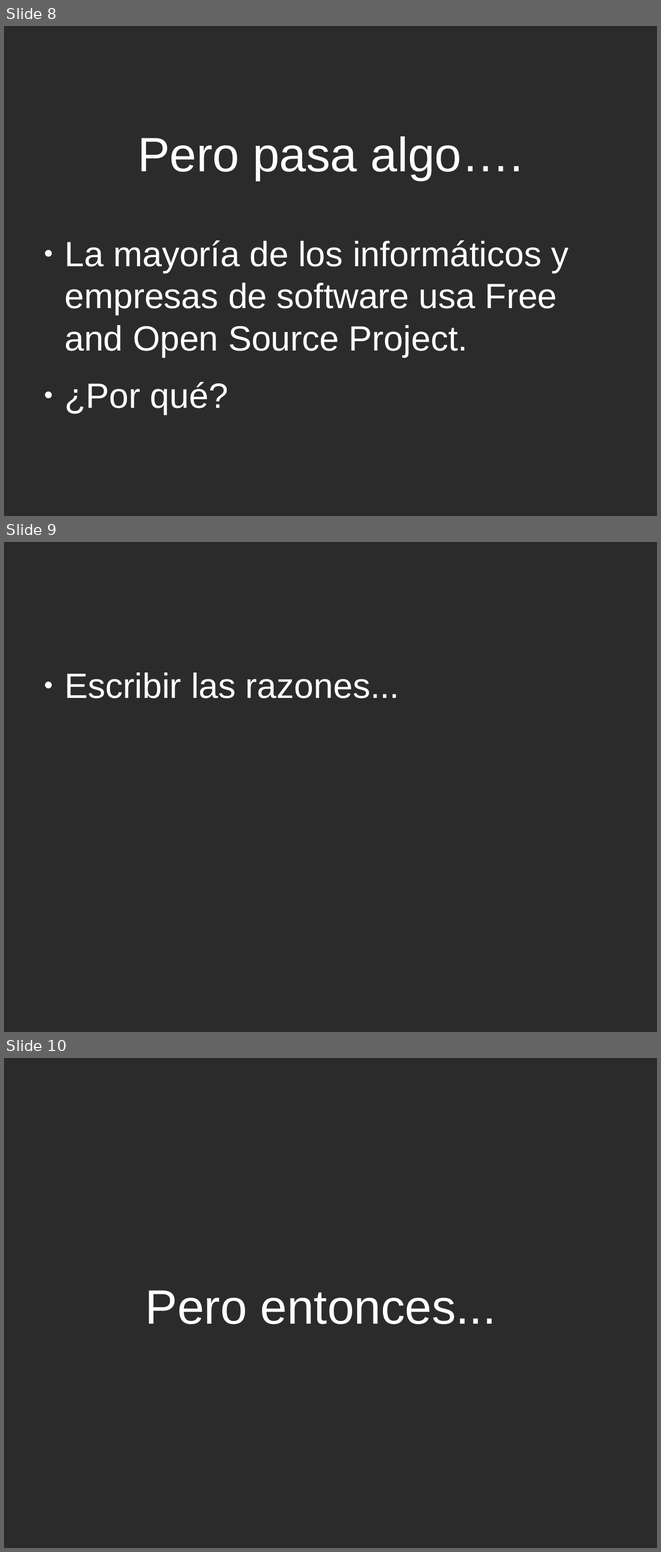
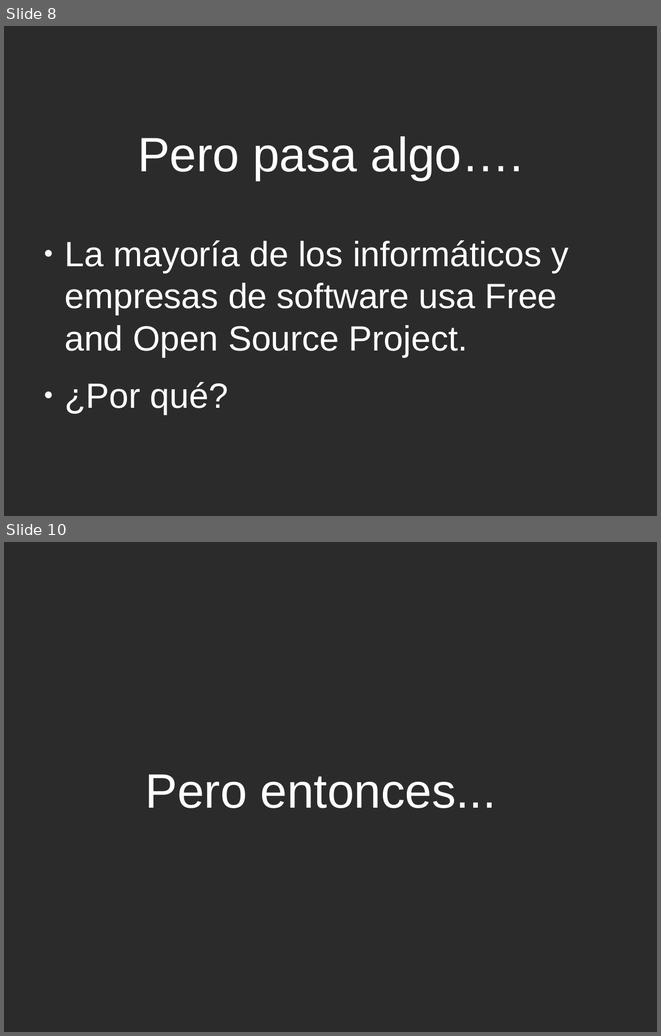
Before and after one commit to eamanu/Talks, a slide deck: 2019/JornadaEmpredendedorUNLAR/EmprendiendoConSoftwareLibre.odp. Shown one above the other, each under a label of ours: slides 8, 9 and 10 before the commit, slides 8 and 10 after it; the slides between them are not shown. The pictures are 661x1552 and 661x1036 pixels, drawn with LibreOffice and Linux fonts; fonts in the diff are those of the drawing; background and template pictures are left out; a plain dark background stands for a picture behind light text. Boxes give left, top, right and bottom in pixels: in the first picture for what was removed or moved away, otherwise in the second. Text is boxed around its words. In the diff, an @@ line names an element or a change of style, - is before the commit and + after.

```diff
--- a/2019/JornadaEmpredendedorUNLAR/EmprendiendoConSoftwareLibre.odp
+++ b/2019/JornadaEmpredendedorUNLAR/EmprendiendoConSoftwareLibre.odp
@@ slide 9 removed at (4,542,657,1032), background picture (left out) @@
@@ text removed at (64,672,399,698) @@
-● Escribir las razones...
```
Also in this commit, not shown: 4 slides added, 2 other slides removed.
